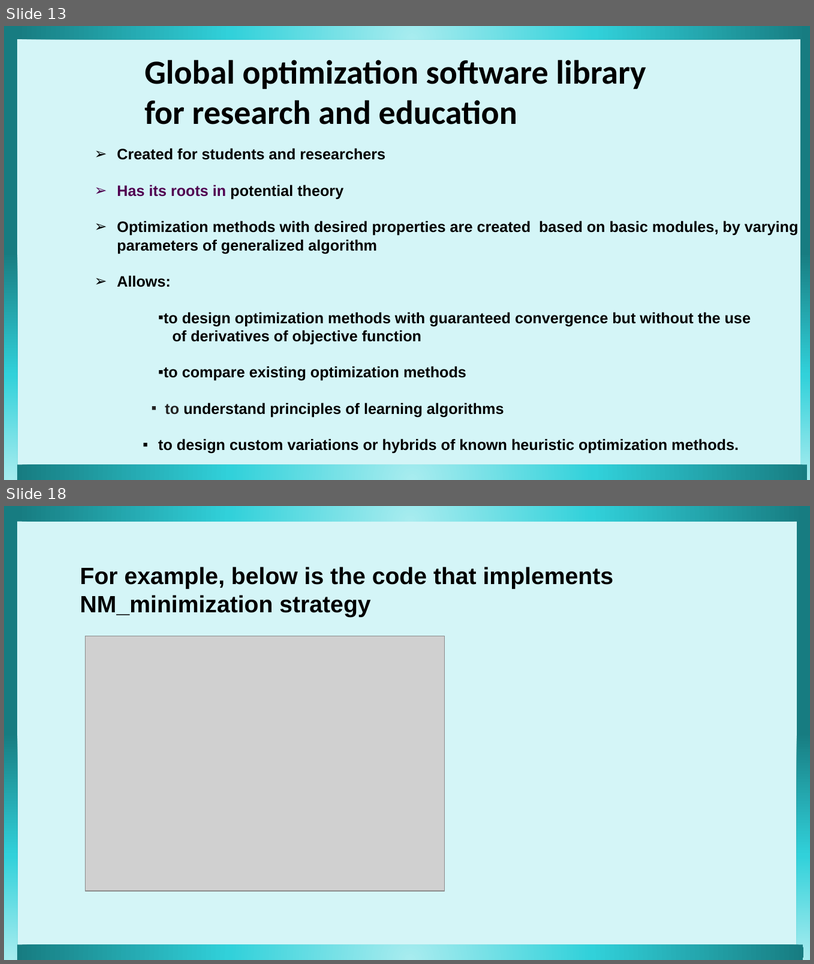
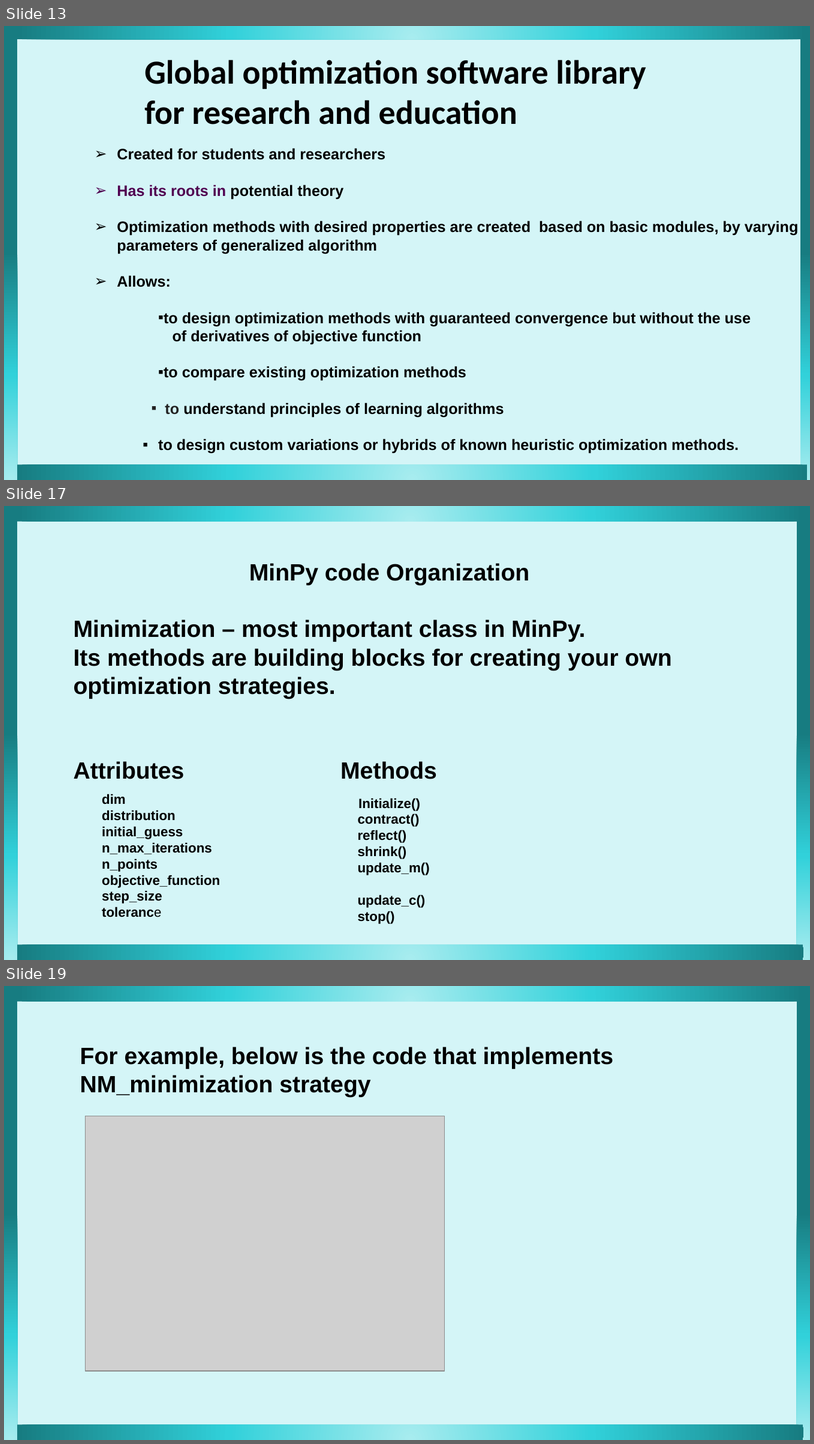
Before and after one commit to nadiakap/MinPy_edu, a slide deck: 2022-Scipy_presentation.pptx. Shown one above the other, each under a label of ours: slides 13 and 18 before the commit, slides 13, 17 and 19 after it; the slides between them are not shown. The pictures are 814x964 and 814x1444 pixels, drawn with LibreOffice and Linux fonts; fonts in the diff are those of the drawing; grey boxes stand for pictures. Boxes give left, top, right and bottom in pixels: in the first picture for what was removed or moved away, otherwise in the second. Text is boxed around its words. In the diff, an @@ line names an element or a change of style, - is before the commit and + after.

```diff
--- a/2022-Scipy_presentation.pptx
+++ b/2022-Scipy_presentation.pptx
@@ slide 17 added at box(4, 506, 810, 960), background #D4F5F7 @@
@@ text added at box(74, 563, 672, 779), 28 pt, text #000000, bold @@
+MinPy code Organization
+Minimization – most important class in MinPy.
+Its methods are building blocks for creating your own optimization strategies.
+Attributes Methods
@@ text added at box(102, 793, 220, 917), 16 pt, text #000000, bold @@
+dim
+distribution
+initial_guess
+n_max_iterations
+n_points
+objective_function
+step_size
+tolerance
@@ text added at box(358, 798, 430, 924), 16 pt, text #000000, bold @@
+Initialize()
+contract()
+reflect()
+shrink()
+update_m()
+update_c()
+stop()
@@ group added at box(4, 506, 810, 960): 4 pentagon arrows @@
@@ what was slide 18 is now slide 19 @@
```
Also in this commit, not shown: 4 slides changed, 1 other file.
